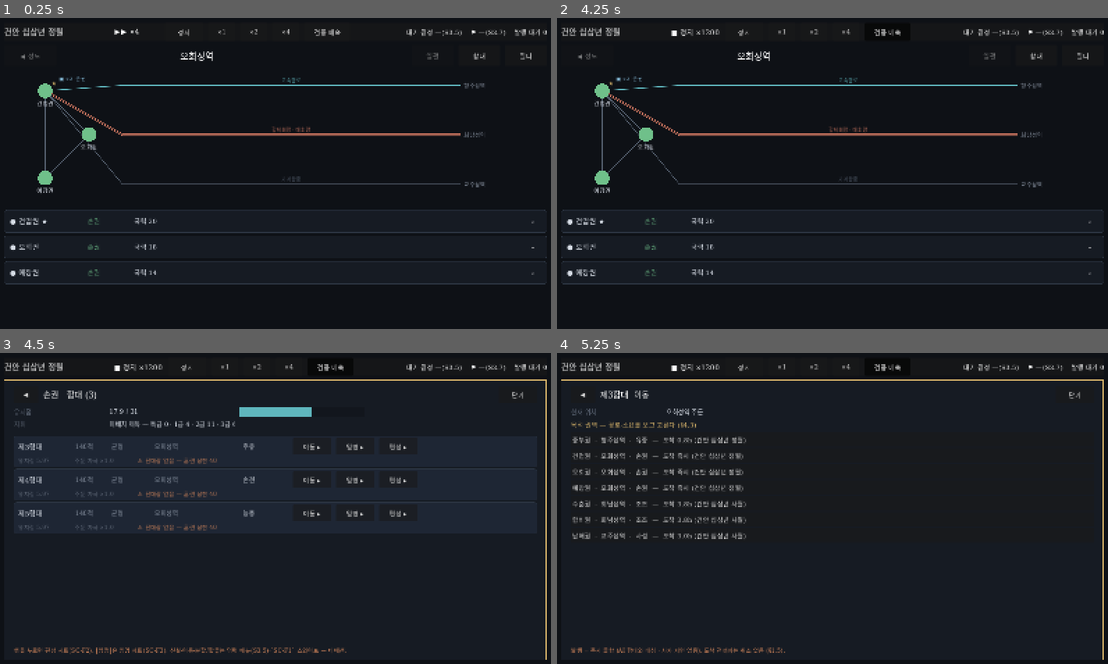
Above: before the commit, frames 1-4 (two rows, left to right).
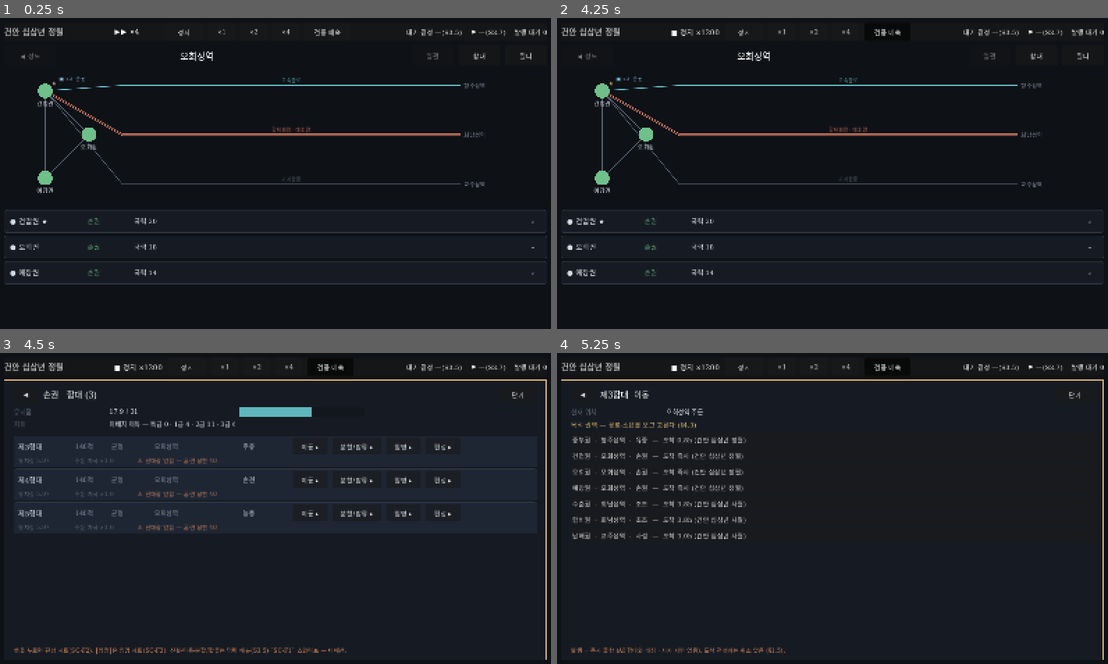
Above: after the commit, the same moments.

Repository: namkunkim/seonghanji
Game: Godot game, scene res://app/main.tscn
The game is run twice, just before and just after one commit, with the same random seed, the same clock (stepped at 60 frames per second) and the same inputs.
Inputs:
- Up to frame 1 (0.25 s): no input
- Up to frame 2 (4.25 s): click "정지" at 0.5 s; click "×1" at 1.25 s; click "×2" at 2 s; click "×4" at 2.75 s; click "검증 배속" at 3.5 s
- Up to frame 3 (4.5 s): click "함대" at 4.25 s
- Up to frame 4 (5.25 s): click "이동 ▸" at 5 s

Frames 1-2 are identical in both runs. In frame 3, 0.6% of the frame differs, in the area x 54-82%, y 29-53%; in frame 4, nothing differs.

Commit message:
SC-F1 분할 · 합류 — §13 승계 규칙을 코어를 안 고치고 넣었다
함대 목록 행 [분할/합류 ▸]. §4.3 우스와이프에 해당하는 조작.

  분할 (§13.2)
    전대 단위 스테퍼(1 ~ 전대수−1). 원함대가 지휘부 5직·편성안·진형·
    훈련도를 지키고, 분견대는 무명 장교(보정 0)·어린진·전대장 통솔 0·
    훈련 상한 40 으로 태어난다. 대화상자에서 분견대 제독을 곧바로
    지정하면(§13.2 예외) 그 통솔로 실린다.

  합류 (§13.3)
    같은 성역의 정지 상태 아군 함대 선택. 통솔 상위 제독이 통합 함대를
    맡고 하위 제독은 미임명 풀로(함대 해산 → 참조 끊김). 편성안·진형은
    전대 많은 쪽. 훈련도·사기는 최소값(§13.4 근사 · 정예 희석 방지).
    통합 유지점이 제독 지휘 한도를 넘으면 §6.2 사기 −3/유지점을
    확정 전에 표시한다(§13.3).

배선 — core/world/domestic.gd 에 CMD_FLEET_SPLIT·CMD_FLEET_MERGE.
사자 지연 0(이동과 대칭). Fleet 객체 생성·소멸이 campaign.gd 소관이라
(`_spawn_fleet`·`_next_fleet_id`) 이 레인이 못 건드리므로, apply 가
`fleets`(= campaign.fleets, 참조 전달)에 직접 append/erase 한다.
분견대 ID 는 예약 대역 90만+ 에서 딴다 — `_next_fleet_id`(0 부터 증가)와
안 겹친다. §13.4 대로 drill 은 스칼라라 최소값으로 근사(검토 16).

screens.md 검토 24 갱신(분할/합류 구현 반영) · 검토 25 신설 —
`_ai_operational` 이 플레이어 함대도 자동 출격시킨다(플레이어를 안 거른다).
M0 은 AI 대 AI 라 안 드러났다. 이동·분할 발행이 다음 주기에 덮인다 —
한 줄 가드가 필요하다(코어 레인).

검증: import 오류 0 · run_tests 33/33 · 617 통과 · quit-after 300 오류 0 ·
verify_budget/power 어긋남 0 · 스모크(분할 22→23함대·분견대 900000 대역·
무명/어린진/통솔0 · 합류 척수 보존·해산분 삭제 · rejected 0) 통과.

Co-Authored-By: Claude Sonnet 5 <noreply@anthropic.com>

Diff:
--- a/app/views/fleet_screens.gd
+++ b/app/views/fleet_screens.gd
@@ -44,6 +44,11 @@
 # ---- SC-F1 이동 명령 작업 상태 (§4.3)
 var _move_dest: String = ""
 
+# ---- SC-F1 분할 / 합류 작업 상태 (§4.3 · §13)
+var _split_squadrons: int = 1
+var _split_commander: String = ""      # 분견대에 곧바로 앉힐 제독 char id (선택)
+var _merge_target: int = -1            # 합류할 상대 함대 id
+
 # ---- SC-F2 작업 상태 (발행 전까지는 세계에 없다 · 조항 ③)
 var _plan: String = ""
 var _axis: String = ""                  # "" | "화력" | "돌파" | "지속"
@@ -173,6 +178,20 @@
 	_fleet_id = fleet_id
 	_from_list = from_list
 	_move_dest = ""
+	var fl := _fleet()
+	if fl != null:
+		_faction_id = fl.owner
+	visible = true
+	refresh()
+
+
+func open_reorg(fleet_id: int, from_list: bool) -> void:
+	_mode = "reorg"
+	_fleet_id = fleet_id
+	_from_list = from_list
+	_split_squadrons = 1
+	_split_commander = ""
+	_merge_target = -1
 	var fl := _fleet()
 	if fl != null:
 		_faction_id = fl.owner
@@ -217,6 +236,8 @@
 			_draw_appoint(fl)
 		"move":
 			_draw_move(fl)
+		"reorg":
+			_draw_reorg(fl)
 
 
 # ================================================================ SC-F1 함대 목록
@@ -301,11 +322,13 @@
 	# 버튼은 자기 클릭을 삼킨다 — 행 전체 탭(gui_input)보다 먼저 잡는다.
 	# §4.3 은 좌스와이프(이동)·행 탭(편성)·우스와이프(분할/합류)를 두나, 이 저장소의
 	# 다른 화면들이 스와이프 대신 버튼을 쓰므로 맞춘다. 분할/합류는 미구현 (검토 24).
-	var move := _btn(r1, "이동 ▸", 110)
+	var move := _btn(r1, "이동 ▸", 100)
 	move.pressed.connect(open_move.bind(fl.id, true))
-	var appoint := _btn(r1, "임명 ▸", 110)
+	var reorg := _btn(r1, "분할/합류 ▸", 140)
+	reorg.pressed.connect(open_reorg.bind(fl.id, true))
+	var appoint := _btn(r1, "임명 ▸", 100)
 	appoint.pressed.connect(open_appoint.bind(fl.id, true))
-	var edit := _btn(r1, "편성 ▸", 110)
+	var edit := _btn(r1, "편성 ▸", 100)
 	edit.pressed.connect(open_compose.bind(fl.id, true))
 
 	var r2 := HBoxContainer.new()
@@ -659,6 +682,184 @@
 		String(data.regions[_move_dest]["name"]),
 		UiPalette.tick_label(campaign.world.clock.tick + maxi(t, 1), start_year)]
 	_move_dest = ""
+
+
+# ================================================================ SC-F1 분할 / 합류 (§4.3 · §13)
+func _draw_reorg(fl: Fleet) -> void:
+	_title.text = "제%d함대  분할 / 합류" % fl.id
+	_clear(_body)
+	if fl.is_moving():
+		_note.text = "이동 중에는 재편할 수 없다 (§13). 도착 후 다시 연다."
+		return
+
+	var sq_total := fl.ships / Battle.SQUADRON_SHIPS       # 온전한 전대 수 (내림)
+	_kv(_body, "현재", "%d척 · 전대 %d · 편성안 %s · %s" % [
+		fl.ships, sq_total, fl.plan, fl.formation])
+
+	# -------------------------------------------------- 분할
+	_body.add_child(_section("분할 — 전대 단위로만 · 원함대가 지휘부·편성안·진형을 지킨다 (§13.2)"))
+	if sq_total < 2:
+		_lbl(_body, "전대가 하나뿐이라 분할할 수 없다 (하한 28척)", UiPalette.TEXT_DIM, 17, 480)
+	else:
+		var maxdet := sq_total - 1
+		_split_squadrons = clampi(_split_squadrons, 1, maxdet)
+		var sbar := HBoxContainer.new()
+		sbar.add_theme_constant_override("separation", 8)
+		_body.add_child(sbar)
+		_lbl(sbar, "분견 전대", UiPalette.TEXT_FAINT, 18, 100)
+		var minus := _btn(sbar, "−", 60)
+		minus.pressed.connect(func():
+			_split_squadrons = maxi(1, _split_squadrons - 1)
+			refresh())
+		_lbl(sbar, "%d" % _split_squadrons, UiPalette.TEXT, 20, 50)
+		var plus := _btn(sbar, "+", 60)
+		plus.pressed.connect(func():
+			_split_squadrons = mini(maxdet, _split_squadrons + 1)
+			refresh())
+		var det := _split_squadrons * Battle.SQUADRON_SHIPS
+		_kv(_body, "결과", "원함대 %d척 (전대 %d)  ·  분견대 %d척 (전대 %d)" % [
+			fl.ships - det, sq_total - _split_squadrons, det, _split_squadrons])
+		_lbl(_body, "분견대 — 무명 장교 · 보정 0 · 어린진 · 훈련 상한 40 (§13.2). 아래에서 제독을 곧바로 지정할 수 있다.",
+			UiPalette.TEXT_DIM, 16, 640)
+
+		var pool := _candidate_pool(fl)
+		var cbar := HBoxContainer.new()
+		cbar.add_theme_constant_override("separation", 8)
+		_body.add_child(cbar)
+		var cc := _char(fl.owner, _split_commander)
+		_lbl(cbar, "분견대 제독", UiPalette.TEXT_FAINT, 18, 110)
+		_lbl(cbar, "— 무명" if cc.is_empty() else "%s (통솔 %d)" % [
+			String(cc["name"]), Roster.stat_of(cc, "통솔")], UiPalette.TEXT, 18, 240)
+		var cyc := _btn(cbar, "▸ 지정", 100)
+		cyc.pressed.connect(func():
+			var seq: Array = [""]
+			for c in pool:
+				seq.append(String(c["id"]))
+			var i := seq.find(_split_commander)
+			_split_commander = seq[(i + 1) % seq.size()]
+			refresh())
+
+		var sib := HBoxContainer.new()
+		sib.add_theme_constant_override("separation", 16)
+		_body.add_child(sib)
+		var now := campaign.world.clock.tick
+		_lbl(sib, "발행 %s = 즉시 (§13 · 함대 위치에서의 재편)" %
+			UiPalette.tick_label(now, start_year), UiPalette.TEXT_DIM, 18, 420)
+		var sb := _btn(sib, "분할 발행", 150)
+		sb.disabled = _issue_locked(fl) != ""
+		sb.pressed.connect(_issue_split)
+
+	_body.add_child(HSeparator.new())
+
+	# -------------------------------------------------- 합류
+	_body.add_child(_section("합류 — 같은 성역의 아군 함대 · 통솔 상위 제독이 통합 함대를 맡는다 (§13.3)"))
+	var mates := _merge_candidates(fl)
+	if mates.is_empty():
+		_lbl(_body, "같은 성역에 합류할 아군 함대가 없다", UiPalette.TEXT_DIM, 17, 480)
+		_note.text = "분할은 새 함대를 만드는 것이다 — 쓰려면 임명 시트에서 제독을 앉힌다 (§13.2)."
+		return
+	var mrow := _wrap()
+	_body.add_child(mrow)
+	for m in mates:
+		var b := _btn(mrow, "제%d함대 %d척 · %s" % [m.id, m.ships,
+			m.commander_name if m.commander_name != "" else "무명"], 240)
+		b.toggle_mode = true
+		b.button_pressed = (m.id == _merge_target)
+		b.pressed.connect(func():
+			_merge_target = m.id
+			refresh())
+
+	if _merge_target >= 0:
+		var other := _fleet_by_id(_merge_target)
+		if other != null:
+			var keep := fl if fl.command >= other.command else other
+			var lose := other if keep == fl else fl
+			var plan := keep.plan if keep.ships >= lose.ships else lose.plan
+			var form := keep.formation if keep.ships >= lose.ships else lose.formation
+			var total := keep.ships + lose.ships
+			_kv(_body, "통합", "%d척 · 제독 %s · 편성안 %s · %s · 훈련도 %d" % [
+				total, keep.commander_name if keep.commander_name != "" else "무명",
+				plan, form, mini(keep.drill, lose.drill)])
+			_kv(_body, "해산", "제%d함대 — 제독 %s 는 미임명 풀로 (§13.3)" % [
+				lose.id, lose.commander_name if lose.commander_name != "" else "무명"])
+			var per := Economy.plan_point_milli(plan)
+			var pts_milli := total * 1000 / Battle.SQUADRON_SHIPS * per / 1000
+			var cl := Roster.command_limit(keep.command)
+			if pts_milli > cl * 1000:
+				var over := pts_milli - cl * 1000
+				var pen := (over + 999) / 1000 * 3
+				_lbl(_body, "⚠ 통합 유지점 %.2f > 지휘 한도 %d → 전 부대 사기 −%d (§6.2 · 확정 전 표시 · §13.3)" % [
+					pts_milli / 1000.0, cl, mini(pen, 30)], UiPalette.DANGER, 18, 640)
+			var mib := HBoxContainer.new()
+			mib.add_theme_constant_override("separation", 16)
+			_body.add_child(mib)
+			_lbl(mib, "발행 %s = 즉시" % UiPalette.tick_label(
+				campaign.world.clock.tick, start_year), UiPalette.TEXT_DIM, 18, 300)
+			var mb := _btn(mib, "합류 발행", 150)
+			mb.disabled = _issue_locked(fl) != "" or _issue_locked(other) != ""
+			mb.pressed.connect(_issue_merge)
+
+	_note.text = "분할·합류는 사자 지연 없이 즉시다 (이동과 대칭). 되돌리려면 다시 발행한다 (§1.5)."
+
+
+## 같은 성계 · 같은 세력 · 이동 중 아님 · 자기 자신 아님.
+func _merge_candidates(fl: Fleet) -> Array:
+	var out: Array = []
+	for m in campaign.fleets:
+		if m.id == fl.id or m.owner != fl.owner or not m.is_alive():
+			continue
+		if m.is_moving() or m.at_system != fl.at_system:
+			continue
+		out.append(m)
+	out.sort_custom(func(a, b): return a.id < b.id)
+	return out
+
+
+func _issue_split() -> void:
+	var fl := _fleet()
+	if fl == null or _issue_locked(fl) != "":
+		return
+	var payload := {
+		"faction": fl.owner,
+		"fleet": fl.id,
+		"squadrons": _split_squadrons,
+	}
+	var cc := _char(fl.owner, _split_commander)
+	if not cc.is_empty():
+		payload["commander"] = {
+			"id": _split_commander, "name": String(cc["name"]),
+			"통솔": Roster.stat_of(cc, "통솔"),
+			"무력": Roster.stat_of(cc, "무력"),
+			"지력": Roster.stat_of(cc, "지력"),
+		}
+	campaign.world.issue(Domestic.CMD_FLEET_SPLIT, payload, 0)
+	_note.text = "발행됨 — %d전대(%d척) 분견. 제독 미임명이면 임명 시트에서 앉힌다." % [
+		_split_squadrons, _split_squadrons * Battle.SQUADRON_SHIPS]
+	_split_squadrons = 1
+	_split_commander = ""
+
+
+func _issue_merge() -> void:
+	var fl := _fleet()
+	var other := _fleet_by_id(_merge_target)
+	if fl == null or other == null:
+		return
+	if _issue_locked(fl) != "" or _issue_locked(other) != "":
+		return
+	var keep := fl if fl.command >= other.command else other
+	var lose := other if keep == fl else fl
+	var plan := keep.plan if keep.ships >= lose.ships else lose.plan
+	var form := keep.formation if keep.ships >= lose.ships else lose.formation
+	campaign.world.issue(Domestic.CMD_FLEET_MERGE, {
+		"faction": fl.owner,
+		"fleet": lose.id,
+		"into": keep.id,
+		"plan": plan,
+		"formation": form,
+	}, 0)
+	_note.text = "발행됨 — 제%d함대가 제%d함대를 흡수한다." % [keep.id, lose.id]
+	_merge_target = -1
+	_fleet_id = keep.id                      # 해산될 쪽을 보고 있었으면 통합 함대로 옮겨 본다
 
 
 # ---------------------------------------------------------------- 발행 (조항 ④)
--- a/core/world/domestic.gd
+++ b/core/world/domestic.gd
@@ -163,6 +163,15 @@
 ## 명령 로그에는 남아 재생 입력이 된다 (V-25 ③). 항행 소요는 화면이 그래프로 풀어
 ## `travel_ticks` 로 실어 보낸다 — `apply` 서명에 그래프가 없기 때문이다.
 const CMD_FLEET_MOVE: String = "함대이동"
+
+## 함대 분할·합류 (`screens.md` §4.3 우스와이프 · §13 지휘부 승계). **전대 단위로만.**
+## 이동과 같이 사자 지연 0 — 함대 위치에서의 재편이다. `Fleet` 객체 생성/소멸이
+## `campaign.gd` 소관이라(`_spawn_fleet`·`_next_fleet_id`) 이 레인이 못 건드리므로,
+## `apply` 가 `fleets`(= `campaign.fleets`, 참조 전달)에 직접 append/erase 한다.
+## 분견대 ID 는 **높은 예약 대역**에서 딴다 — `_next_fleet_id`(0 부터 증가)와 안 겹친다.
+const CMD_FLEET_SPLIT: String = "함대분할"
+const CMD_FLEET_MERGE: String = "함대합류"
+const SPLIT_FLEET_ID_BASE: int = 900000
 
 ## ---------------------------------------------------------------- 비용
 
@@ -256,6 +265,10 @@
 			return _apply_fleet_appoint(fleets, f, p)
 		CMD_FLEET_MOVE:
 			return _apply_fleet_move(data, fleets, f, p, now_tick)
+		CMD_FLEET_SPLIT:
+			return _apply_fleet_split(fleets, f, p)
+		CMD_FLEET_MERGE:
+			return _apply_fleet_merge(fleets, f, p)
 		_:
 			return "알 수 없는 명령: " + kind
 
@@ -443,6 +456,77 @@
 	return ""
 
 
+## 분할 — 원함대가 지휘부·편성안·진형을 지키고, 분견대는 무명 장교로 태어난다 (§13.2).
+static func _apply_fleet_split(fleets: Array, f: Faction, p: Dictionary) -> String:
+	var fl := _find_own_fleet(fleets, f, int(p.get("fleet", -1)))
+	if fl == null:
+		return "자기 함대가 아니다"
+	if fl.is_moving():
+		return "이동 중에는 분할할 수 없다"
+	var detach := int(p.get("squadrons", 0)) * Battle.SQUADRON_SHIPS
+	if detach < Battle.SQUADRON_SHIPS:
+		return "분할 하한은 전대 하나 (28척)"
+	if fl.ships - detach < Battle.SQUADRON_SHIPS:
+		return "원함대에 전대 하나는 남아야 한다"
+	fl.ships -= detach
+	var d := Fleet.new()
+	d.id = _next_split_id(fleets)
+	d.owner = fl.owner
+	d.at_system = fl.at_system
+	d.ships = detach
+	d.morale = fl.morale
+	d.plan = fl.plan                          # 편성안은 동일 (§13.2)
+	d.station = fl.station
+	d.formation = "어린진"                    # 지휘부가 없어 학익 요구 통솔 미달 (§13.2)
+	d.drill = fl.drill                        # §13.4 근사 — 코어가 전대별 값을 못 담는다
+	d.squadron_command = 0                    # 재지정 필요 · 상한 40
+	# 분할 대화상자에서 곧바로 제독을 지정했으면 그 사람이 분견대를 맡는다 (§13.2 예외)
+	var c: Dictionary = p.get("commander", {})
+	if String(c.get("id", "")) != "":
+		d.commander_id = String(c["id"])
+		d.commander_name = String(c.get("name", ""))
+		d.command = int(c.get("통솔", 50))
+		d.might = int(c.get("무력", 50))
+		d.wits = int(c.get("지력", 50))
+		d.staff_wits_max = d.wits
+	fleets.append(d)
+	return ""
+
+
+## 합류 — 통솔 상위 제독이 통합 함대를 맡고, 하위 제독은 미임명 풀로 (§13.3).
+## 페이로드가 이미 정한다: `fleet` = 해산할 함대, `into` = 살아남을 함대,
+## `plan`·`formation` = 전대 많은 쪽 것. 여기서는 척수·훈련도만 합치고 해산분을 지운다.
+static func _apply_fleet_merge(fleets: Array, f: Faction, p: Dictionary) -> String:
+	var lose := _find_own_fleet(fleets, f, int(p.get("fleet", -1)))
+	var keep := _find_own_fleet(fleets, f, int(p.get("into", -1)))
+	if lose == null or keep == null:
+		return "자기 함대가 아니다"
+	if lose == keep:
+		return "같은 함대다"
+	if lose.is_moving() or keep.is_moving():
+		return "이동 중에는 합류할 수 없다"
+	if lose.at_system != keep.at_system:
+		return "같은 성계에 있어야 한다"
+	keep.ships += lose.ships
+	keep.plan = String(p.get("plan", keep.plan))
+	keep.formation = String(p.get("formation", keep.formation))
+	keep.drill = mini(keep.drill, lose.drill)     # §13.4 근사 — 약한 쪽에 맞춘다
+	keep.morale = mini(keep.morale, lose.morale)  # 보수적 — 정예 희석 편법 방지
+	fleets.erase(lose)                            # 하위 제독은 참조가 끊겨 미임명 풀로 (§13.3)
+	return ""
+
+
+## 분견대 ID — 예약 대역(90만+)에서 안 쓰는 첫 값. `_next_fleet_id`(0 부터)와 안 겹친다.
+static func _next_split_id(fleets: Array) -> int:
+	var used := {}
+	for fl in fleets:
+		used[fl.id] = true
+	var cand := SPLIT_FLEET_ID_BASE
+	while used.has(cand):
+		cand += 1
+	return cand
+
+
 ## 진행 중인 기술이 완성되었는가. 완성했으면 축 이름을 돌려준다.
 static func tech_tick(f: Faction, now_tick: int) -> String:
 	if f.tech_research.is_empty():
Not shown, changed: docs/06-tech/screens.md
